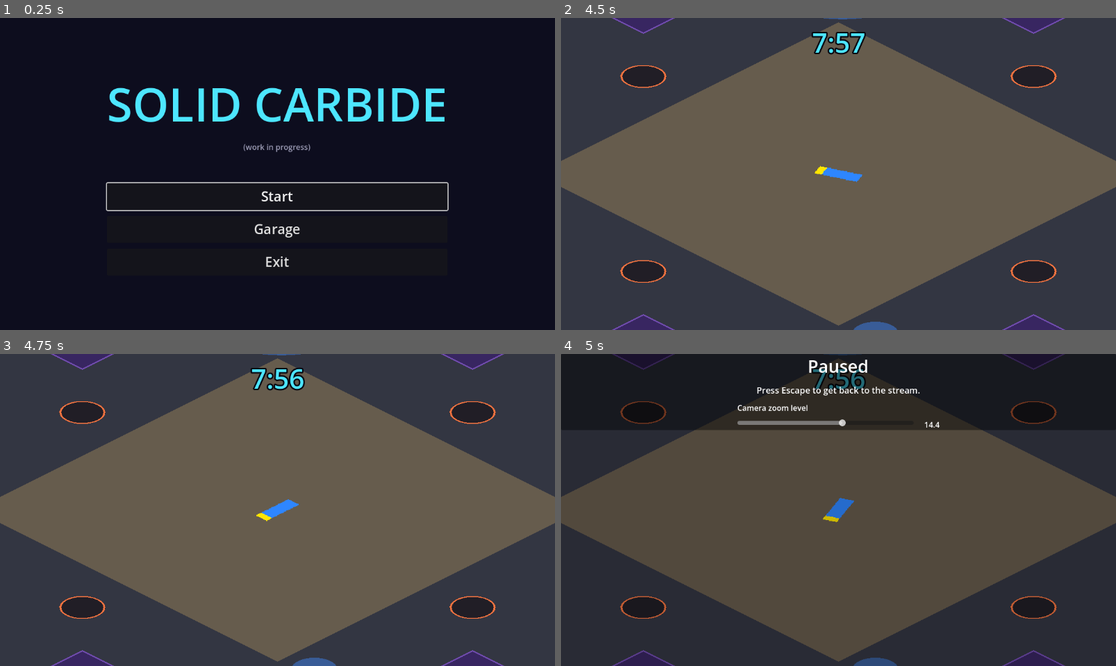
Above: before the commit, frames 1-4 (two rows, left to right).
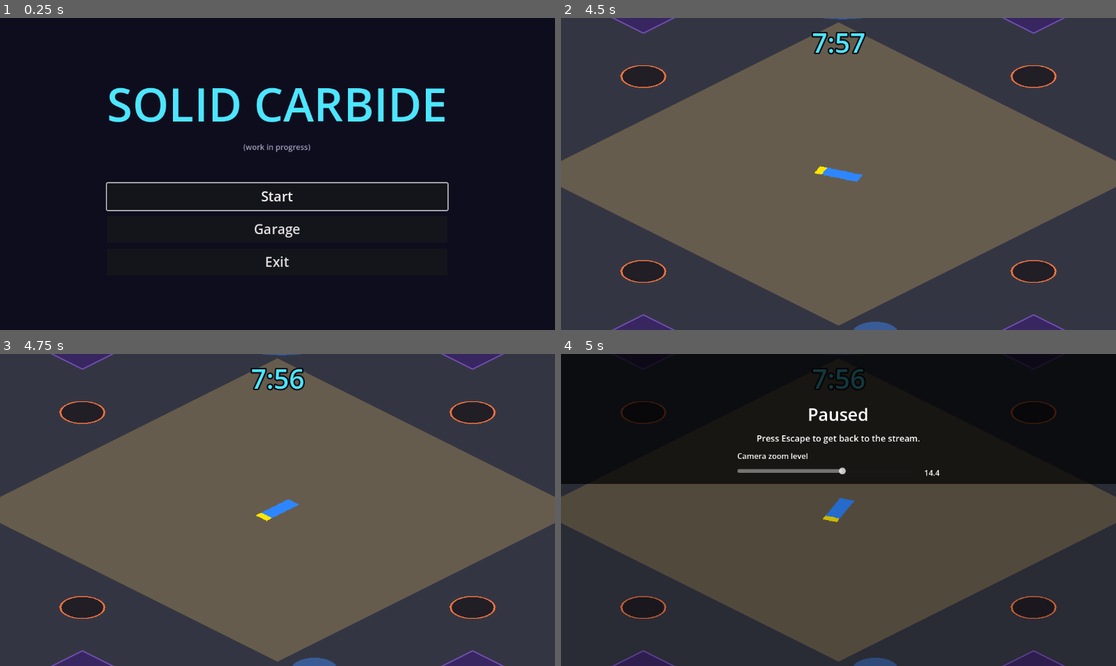
Above: after the commit, the same moments.

Repository: akyrat/solid-carbide-game
Game: Godot game, scene res://scenes/game/game.tscn
Same seed, same stepped clock (60 frames per second), same inputs: the game is played once before the commit and once after it.
Inputs (mouse positions are in pixels of both pictures, inside the frame that each line leads up to):
- Up to frame 1 (0.25 s): no input
- Up to frame 2 (4.5 s): click "Start" at 0.5 s; tap Enter at 1.25, 4.25 s; move the mouse to (960, 158) at 1.27 s; hold D (car_steer_right) 1.28-2 s; tap Tab (toggle_tuning_panel) at 1.35 s; click (960, 158) at 1.42 s; drag from (727, 189) to (810, 236) at 2.02 s; tap Space at 2.75 s; move the mouse to (894, 105) at 2.77 s; hold D (car_steer_right) 2.78-3.5 s; hold Shift 2.78-3.5 s; drag from (810, 236) to (672, 127) at 3.52 s; move the mouse to (1005, 220) at 4.27 s; hold A (car_steer_left) from 4.28 s (still down); tap Ctrl at 4.35 s
- Up to frame 3 (4.75 s): keep holding A (car_steer_left)
- Up to frame 4 (5 s): keep holding A (car_steer_left); tap Escape (pause) at 4.9 s

Frames 1-3 are identical in both runs. In frame 4, 19% of the frame differs, in the area x 0-100%, y 0-42%.

Commit message:
T-093: keep the pause title clear of the run timer; test camera restore on resume

Diff:
--- a/game/scripts/ui/pause_screen.gd
+++ b/game/scripts/ui/pause_screen.gd
@@ -7,6 +7,8 @@
 
 const GameSettingsScript := preload("res://scripts/ui/game_settings.gd")
 
+## Space left above the content for the HUD run timer (T-093).
+const STRIP_TOP_MARGIN := 100.0
 const ACTION_PAUSE := "pause"
 const TEXT_TITLE := "Paused"
 const TEXT_HINT := "Press Escape to get back to the stream."
@@ -20,6 +22,7 @@
 var zoom_label: Label
 var _value_label: Label
 var _root: Control
+var strip: PanelContainer
 var _saved_cam: Array = []
 
 
@@ -36,9 +39,13 @@
 	dim.set_anchors_preset(Control.PRESET_FULL_RECT)
 	_root.add_child(dim)
 	# The panel sits at the top, over a dark strip, so the map behind stays clear.
-	var strip := PanelContainer.new()
+	strip = PanelContainer.new()
 	strip.set_anchors_preset(Control.PRESET_TOP_WIDE)
-	strip.self_modulate = Color(0, 0, 0, 0.7)
+	var style := StyleBoxFlat.new()
+	style.bg_color = Color(0, 0, 0, 0.7)
+	style.content_margin_top = STRIP_TOP_MARGIN
+	style.content_margin_bottom = 12.0
+	strip.add_theme_stylebox_override("panel", style)
 	_root.add_child(strip)
 	var center := CenterContainer.new()
 	strip.add_child(center)
--- a/game/tests/unit/game/test_screen_flow.gd
+++ b/game/tests/unit/game/test_screen_flow.gd
@@ -212,3 +212,27 @@
 	await wait_process_frames(2)
 	assert_not_null(game.menu)
 	assert_false(get_tree().paused)
+
+
+func test_the_pause_title_does_not_overlap_the_run_timer() -> void:
+	_press(game.menu.start_button)
+	game.pause_screen.pause()
+	await wait_process_frames(2)
+	var timer: Label = game.run.hud.timer_label
+	var title: Label = game.pause_screen.title_label
+	assert_false(timer.get_global_rect().intersects(title.get_global_rect()), "timer and title are apart")
+
+
+func test_the_camera_settings_come_back_on_resume() -> void:
+	_press(game.menu.start_button)
+	var cam: Camera2D = game.run.camera
+	var mode := cam.process_mode
+	var callback := cam.process_callback
+	var interp := cam.physics_interpolation_mode
+	game.pause_screen.pause()
+	assert_eq(cam.process_callback, Camera2D.CAMERA2D_PROCESS_IDLE, "follows every frame while paused")
+	assert_eq(cam.physics_interpolation_mode, Node.PHYSICS_INTERPOLATION_MODE_OFF)
+	game.pause_screen.resume()
+	assert_eq(cam.process_mode, mode)
+	assert_eq(cam.process_callback, callback)
+	assert_eq(cam.physics_interpolation_mode, interp)
Not shown, changed: tasks/T-093-rework-pause-zoom.md
